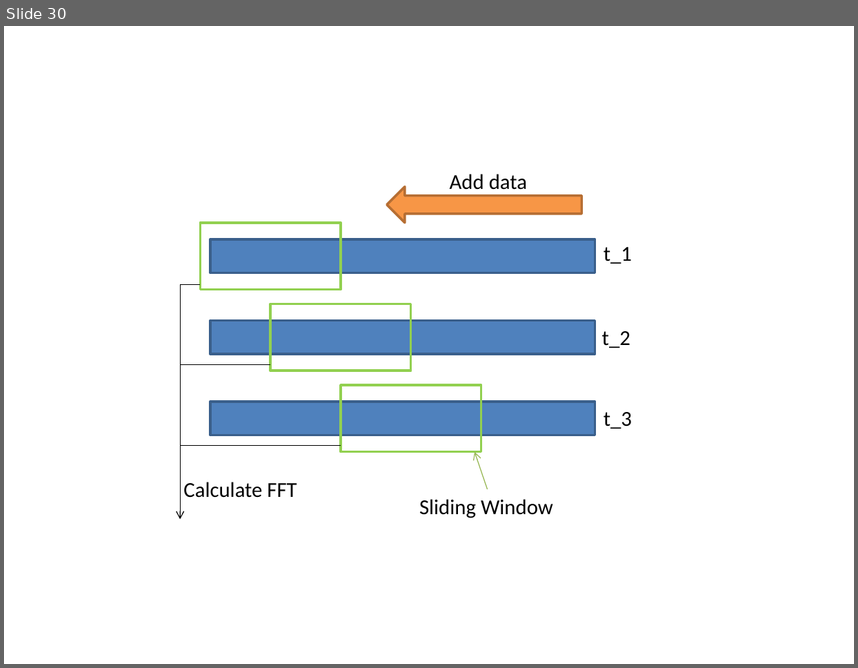
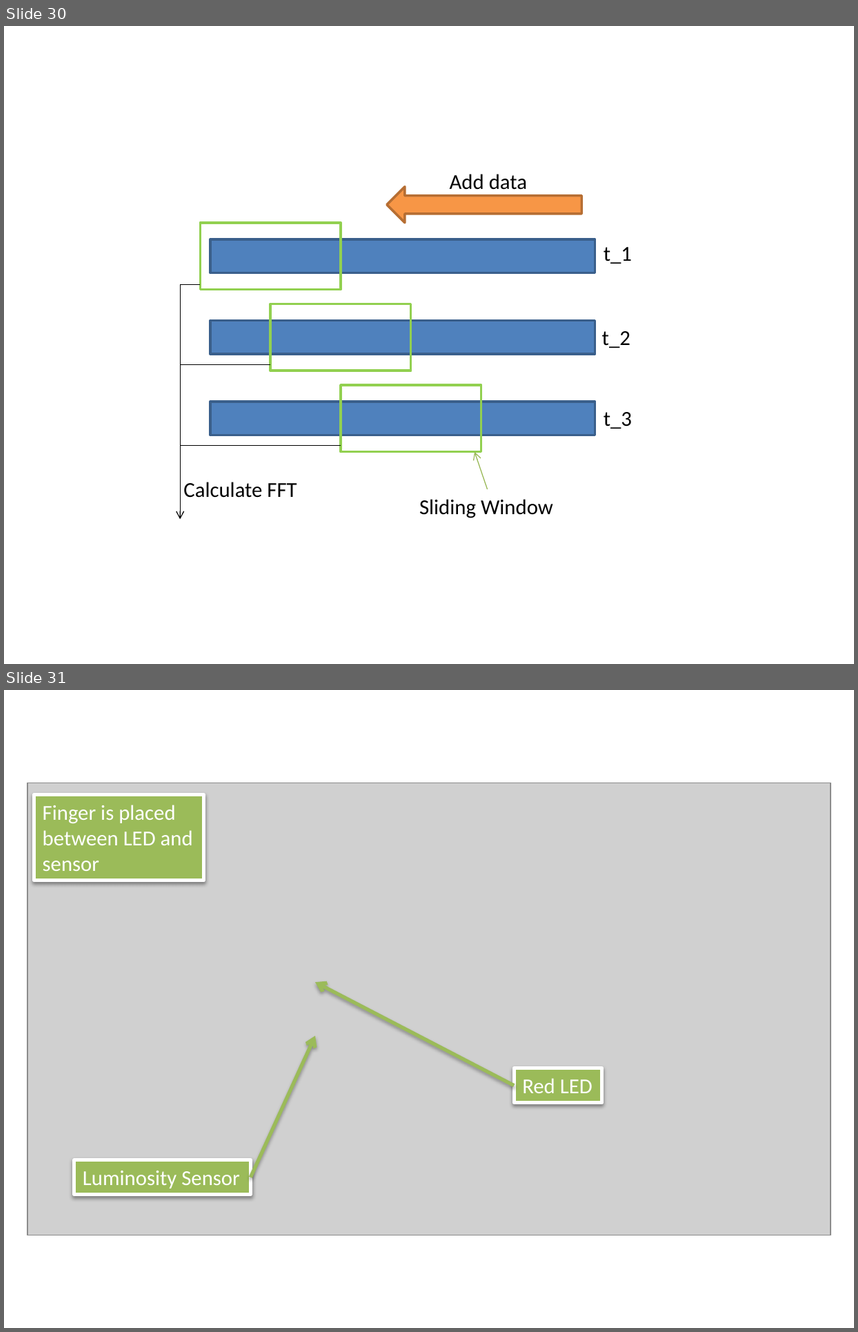
Before and after one commit to UbiquitousComputingSS14/Documentation, a slide deck: res/HeartRateMonitor.pptx. Shown one above the other, each under a label of ours: slide 30 before the commit, slides 30 and 31 after it. The pictures are 858x668 and 858x1332 pixels, drawn with LibreOffice and Linux fonts; fonts in the diff are those of the drawing; grey boxes stand for pictures. Boxes give left, top, right and bottom in pixels: in the first picture for what was removed or moved away, otherwise in the second. Text is boxed around its words. In the diff, an @@ line names an element or a change of style, - is before the commit and + after.

```diff
--- a/res/HeartRateMonitor.pptx
+++ b/res/HeartRateMonitor.pptx
@@ slide 31 added at bbox=[4, 690, 854, 1328], background #FFFFFF @@
@@ picture added at bbox=[27, 782, 831, 1235] @@
@@ rectangle added at bbox=[34, 795, 204, 880], fill #9BBB59, outline #FFFFFF 3 pt, 18 pt, text #FFFFFF @@
+Finger is placed
+between LED and
+sensor
@@ arrow added from (514, 1085) to (315, 983), #9BBB59 3 pt @@
@@ arrow added from (250, 1177) to (315, 1035), #9BBB59 3 pt @@
@@ rectangle added at bbox=[514, 1068, 602, 1103], fill #9BBB59, outline #FFFFFF 3 pt, 18 pt, text #FFFFFF @@
+Red LED
@@ rectangle added at bbox=[74, 1160, 250, 1194], fill #9BBB59, outline #FFFFFF 3 pt, 18 pt, text #FFFFFF @@
+Luminosity Sensor
```
Also in this commit, not shown: 1 other file.
